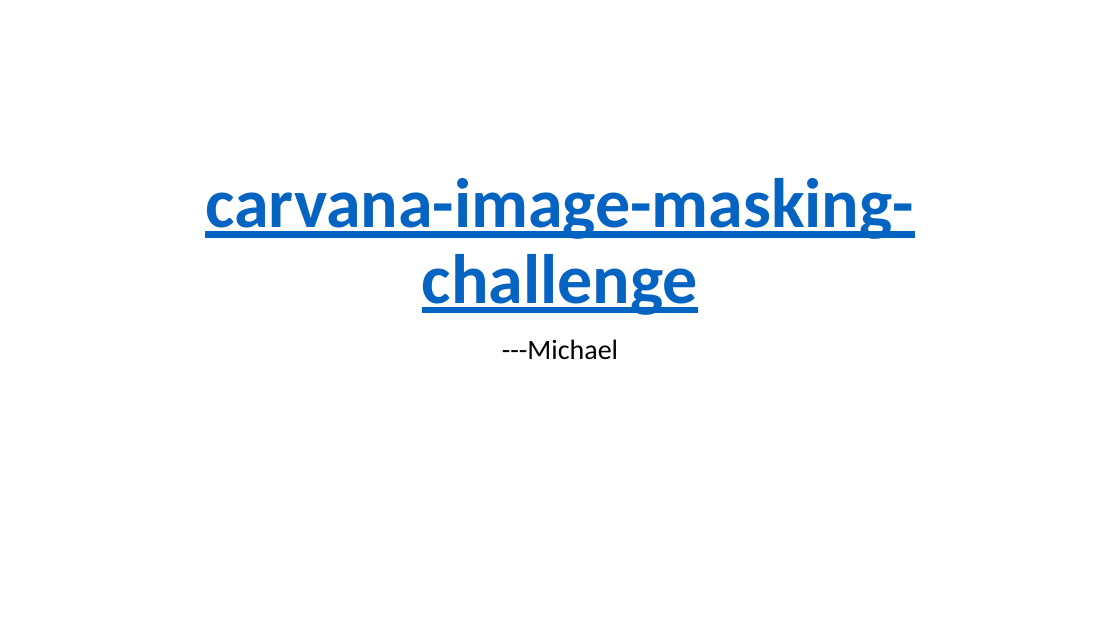
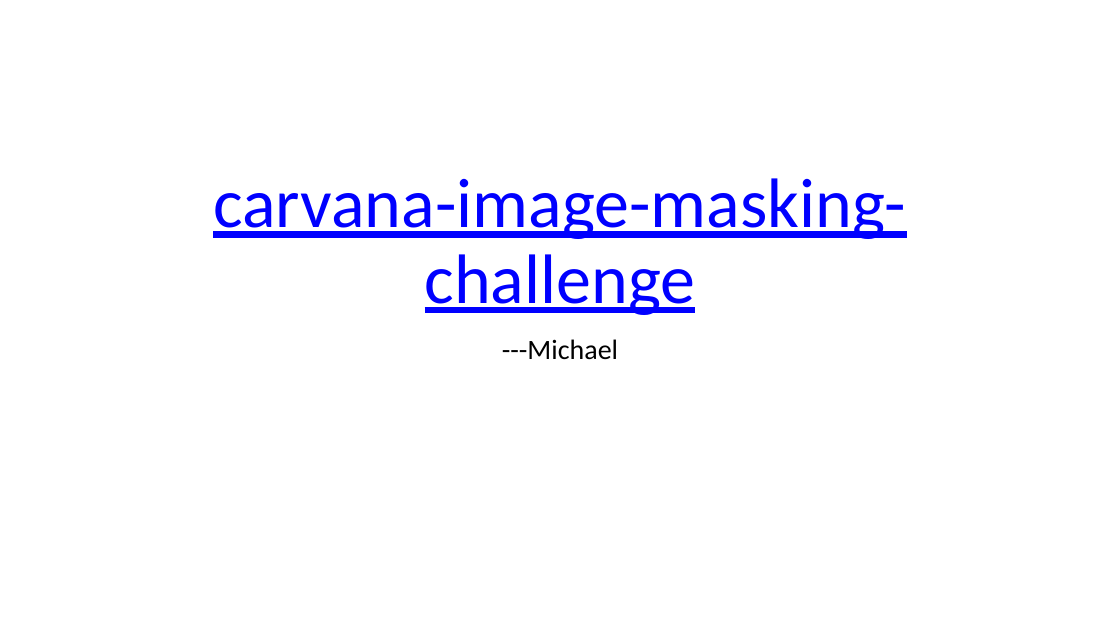
Before and after one commit to ligenchang/carvana-image-masking-challenge, a slide deck: slide 1 of Presentaton.pptx. Drawn at 1120x630 pixels with LibreOffice and Linux fonts; fonts in the diff are those of the drawing. Boxes give left, top, right and bottom in pixels: in the first picture for what was removed or moved away, otherwise in the second. Text is boxed around its words. In the diff, an @@ line names an element or a change of style, - is before the commit and + after.

```diff
--- a/Presentaton.pptx
+++ b/Presentaton.pptx
@@ title "carvana-image-masking-challenge" at bbox=[213, 178, 906, 315]: text colour #0563C1 to #0000FF, bold off @@
```
Also in this commit, not shown: 6 other slides changed, 7 slides added, 1 slide removed.
